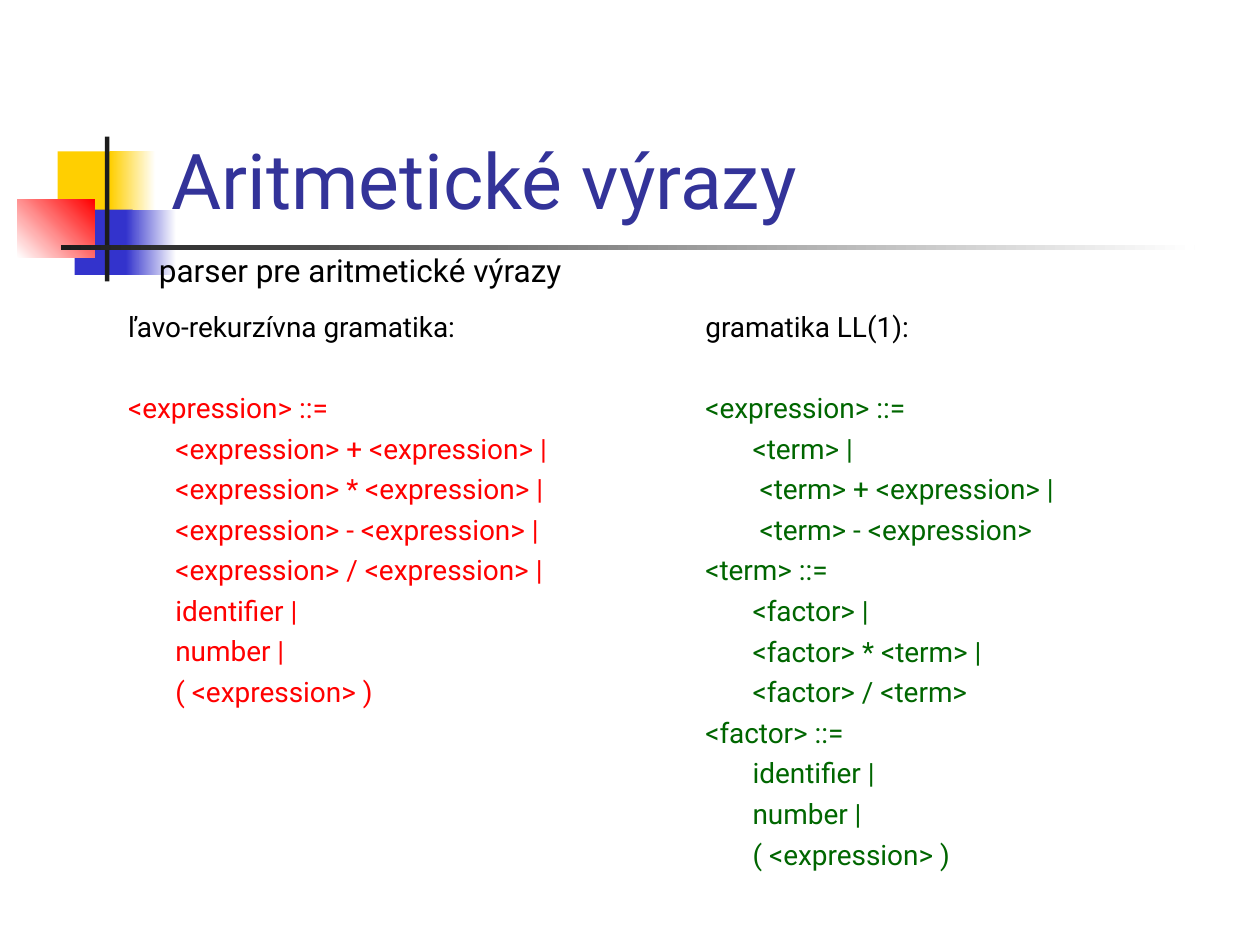
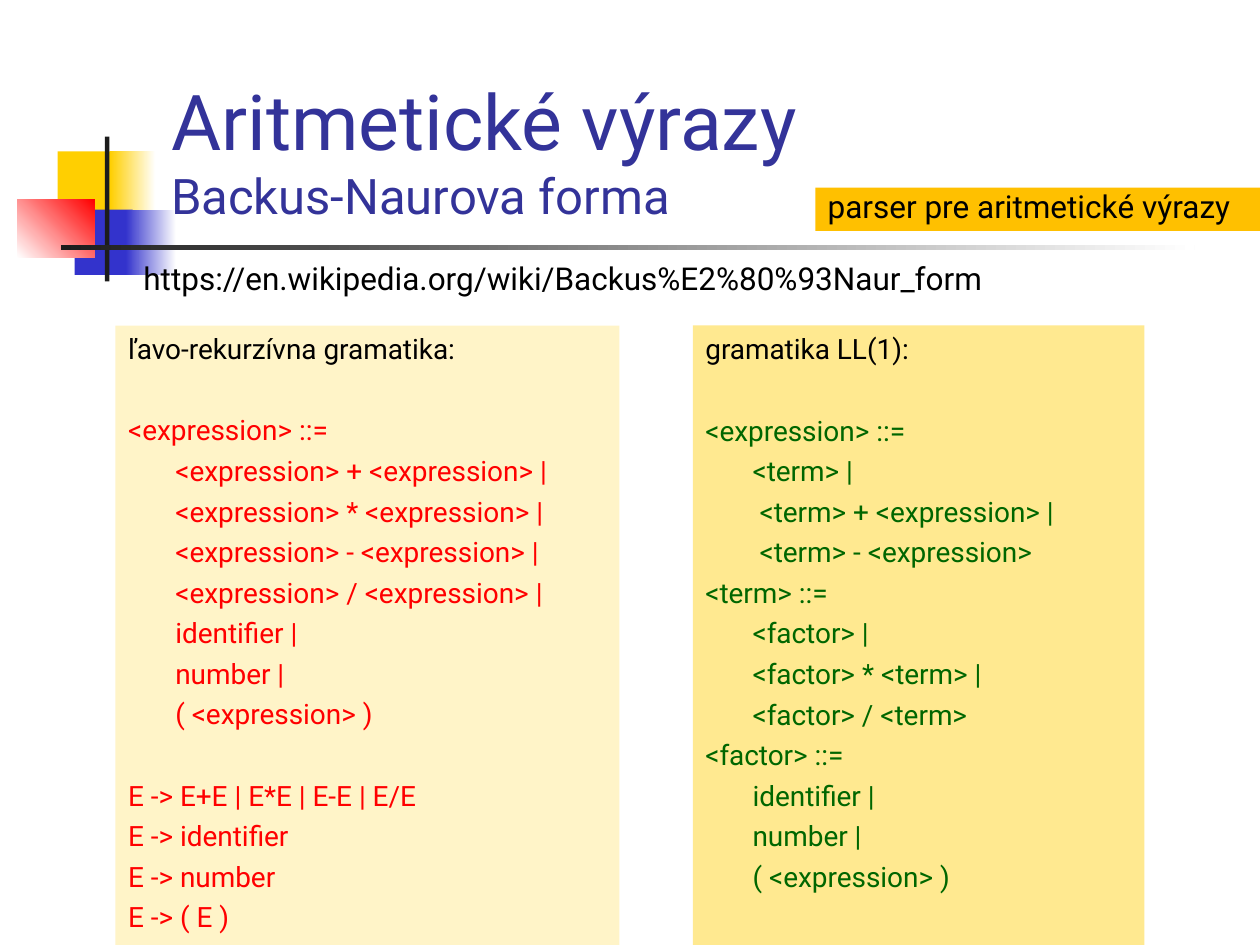
Before and after one commit to Funkcionalne/Prednasky, a slide deck: slide 10 of 09/09_fpro.ppt (slide 26 before the commit). Drawn at 1260x945 pixels with LibreOffice and Linux fonts; fonts in the diff are those of the drawing. Boxes give left, top, right and bottom in pixels: in the first picture for what was removed or moved away, otherwise in the second. Text is boxed around its words. In the diff, an @@ line names an element or a change of style, - is before the commit and + after.

```diff
--- a/09/09_fpro.ppt
+++ b/09/09_fpro.ppt
@@ title at (171, 92, 797, 215): text changed; size 44 to 28 pt @@
-Aritmetické výrazy
+Aritmetické výrazy
+Backus-Naurova forma
@@ rectangle "parser pre aritmetické výrazy": place and size @@
-rectangle "parser pre aritmetické výrazy" at (159, 254, 561, 289)
+rectangle "parser pre aritmetické výrazy" at (815, 188, 1260, 231)
@@ rectangle "parser pre aritmetické výrazy" at (815, 188, 1260, 231): fill none to #FFC000 @@
@@ text added at (143, 262, 981, 297), 18 pt, text #000000 @@
+https://en.wikipedia.org/wiki/Backus%E2%80%93Naur_form
@@ text "ľavo-rekurzívna gramatika:": place and size @@
-text "ľavo-rekurzívna gramatika:" at (128, 316, 533, 708)
+text "ľavo-rekurzívna gramatika:" at (116, 325, 620, 945)
@@ text "ľavo-rekurzívna gramatika:" at (116, 325, 620, 945): fill none to #FFF4C8 @@
@@ rectangle "gramatika LL(1):": place and size @@
-rectangle "gramatika LL(1):" at (705, 314, 1040, 871)
+rectangle "gramatika LL(1):" at (693, 325, 1144, 945)
@@ rectangle "gramatika LL(1):" at (693, 325, 1144, 945): fill none to #FFE990 @@
@@ text at (128, 786, 416, 927): paragraphs added @@
+E -> E+E | E*E | E-E | E/E
+E -> identifier
+E -> number
+E -> ( E )
```
Also in this commit, not shown: 20 other slides changed, 6 slides added, 3 other files.
